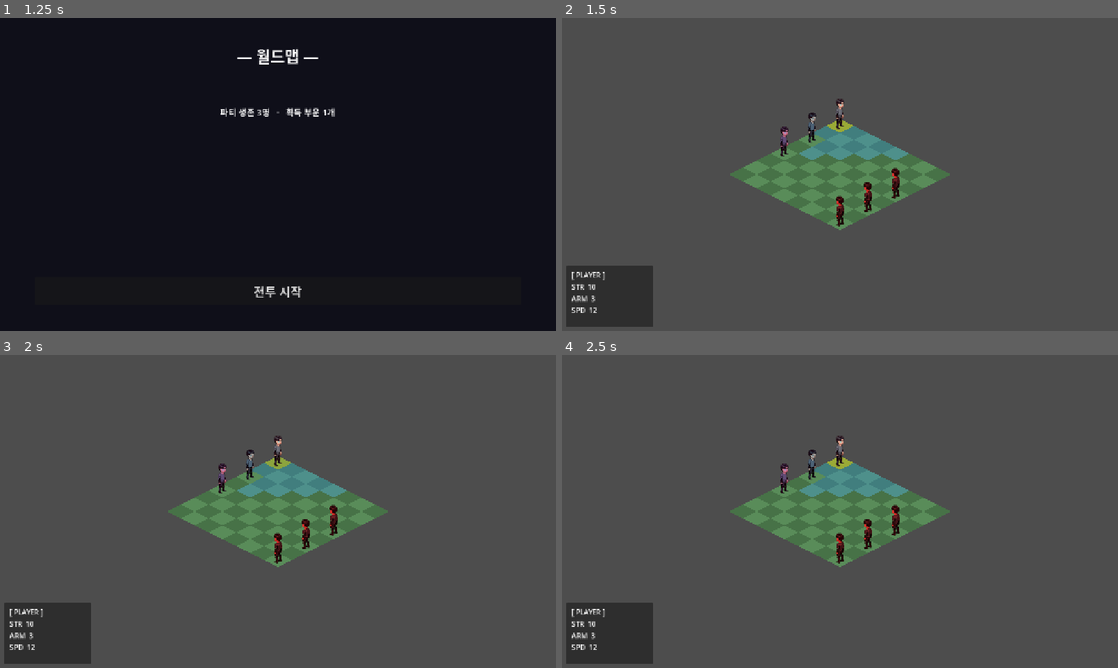
Above: before the commit, frames 1-4 (two rows, left to right).
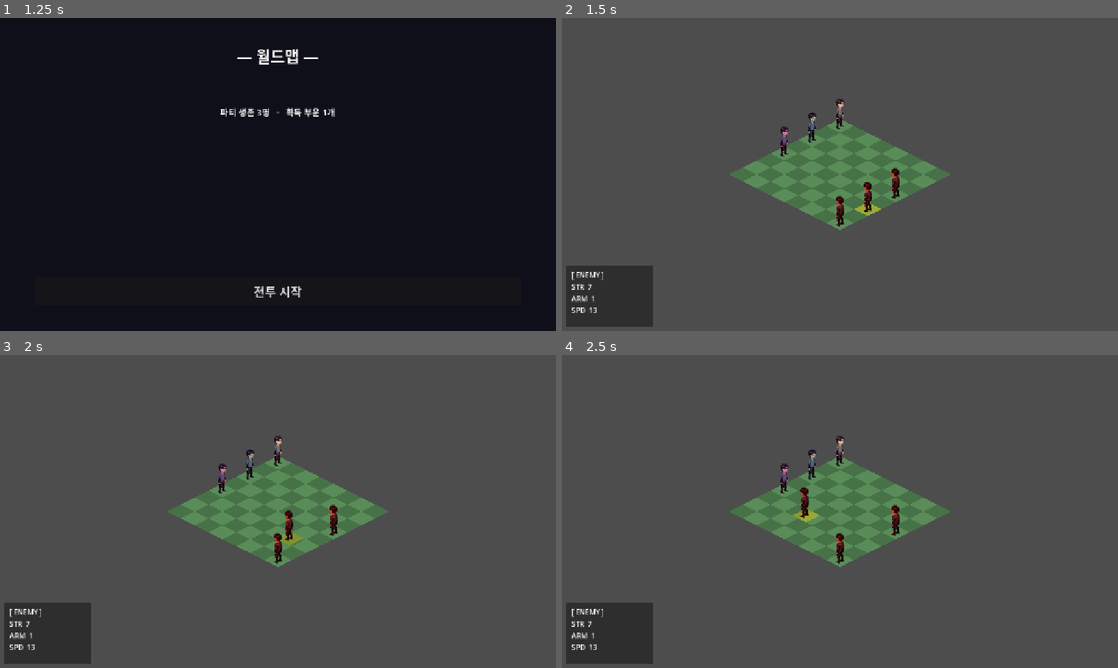
Above: after the commit, the same moments.

Repository: Booldon/iso-srpg
Game: Godot game, scene res://scenes/world/boon_screen.tscn
The game is run twice, just before and just after one commit, with the same random seed, the same clock (stepped at 60 frames per second) and the same inputs. This scene is started directly instead of the project's main scene.
Inputs (mouse positions are in pixels of both pictures, inside the frame that each line leads up to):
- Up to frame 1 (1.25 s): click "[전력 강화] 아군의 STR +2 공격력과 체력이 높…" at 0.5 s
- Up to frame 2 (1.5 s): click "전투 시작" at 1.25 s
- Up to frame 3 (2 s): no input
- Up to frame 4 (2.5 s): move the mouse to (812, 574) at 2.02 s; click (812, 574) at 2.17 s

Frame 1 is identical in both runs. In frame 2, 1.5% of the frame differs, in the area x 2-63%, y 32-95%; in frame 3, 1.7%; in frame 4, 1.7%.
Error in both runs: Invalid access to property or key 'theme_override_font_sizes' on a base object of type 'Label'. (res://scripts/world/world_map.gd:24)

Commit message:
feat(step:5/combat): boon+chapter integration into battle scene
was:  enemies hardcoded in _place_enemies(); no boon effects on stats; defeat reloaded battle
now:  _place_enemies() sources from GameState.current_chapter_data().enemy_party;
      BoonApplier applies ally buffs / enemy debuffs on unit spawn;
      victory -> boon_screen (or world_map); defeat -> start_new_run + title

ref:  scripts/battle/boon_applier.gd  — apply_ally_boons(), apply_enemy_boons()
      scripts/battle/grid_manager.gd  — _place_players(), _place_enemies(), _check_battle_end()
      scripts/battle/result_screen.gd — defeat-only, button -> title.tscn

Co-Authored-By: Claude Sonnet 4.6 <noreply@anthropic.com>

Diff:
--- /dev/null
+++ b/scripts/battle/boon_applier.gd
@@ -0,0 +1,32 @@
+class_name BoonApplier
+
+
+# Applies all ALLY_BUFF boons to the given stats (mutates in place).
+static func apply_ally_boons(stats: UnitStats, boon_paths: Array[String]) -> void:
+	for path in boon_paths:
+		var boon := load(path) as BoonData
+		if boon == null or boon.target != BoonData.Target.ALLY_BUFF:
+			continue
+		_apply(stats, boon, 1)
+
+
+# Applies all ENEMY_DEBUFF boons to the given stats (mutates in place).
+static func apply_enemy_boons(stats: UnitStats, boon_paths: Array[String]) -> void:
+	for path in boon_paths:
+		var boon := load(path) as BoonData
+		if boon == null or boon.target != BoonData.Target.ENEMY_DEBUFF:
+			continue
+		_apply(stats, boon, -1)
+
+
+static func _apply(stats: UnitStats, boon: BoonData, sign: int) -> void:
+	var delta := boon.amount * sign
+	match boon.stat:
+		BoonData.Stat.STRENGTH:
+			stats.strength   = maxi(1, stats.strength + delta)
+		BoonData.Stat.ARMOR:
+			stats.armor      = maxi(0, stats.armor + delta)
+		BoonData.Stat.SPEED:
+			stats.speed      = maxi(1, stats.speed + delta)
+		BoonData.Stat.MOVE_RANGE:
+			stats.move_range = maxi(1, stats.move_range + delta)
--- a/scripts/battle/grid_manager.gd
+++ b/scripts/battle/grid_manager.gd
@@ -196,9 +196,13 @@
 			if u.is_player:
 				survivors.append(u.roster_path)
 		GameState.apply_survivors(survivors)
-		_result_screen.show_victory()
+		if GameState.is_campaign_complete():
+			get_tree().change_scene_to_file("res://scenes/world/world_map.tscn")
+		else:
+			get_tree().change_scene_to_file("res://scenes/world/boon_screen.tscn")
 	elif not has_player:
 		_battle_over = true
+		GameState.start_new_run()
 		_result_screen.show_defeat()
 
 
@@ -411,6 +415,7 @@
 		var unit := UNIT_SCENE.instantiate()
 		unit.is_player = true
 		unit.stats = load(rec["path"]).duplicate()
+		BoonApplier.apply_ally_boons(unit.stats, GameState.active_boons)
 		unit.roster_path = rec["path"]
 		unit.grid_col = cell.x
 		unit.grid_row = cell.y
@@ -422,19 +427,30 @@
 
 
 func _place_enemies() -> void:
-	var placements: Array = [
-		[Vector2i(7, 7), "enemy_grunt_stats.tres"],
-		[Vector2i(7, 5), "enemy_fast_stats.tres"],
-		[Vector2i(7, 3), "enemy_tank_stats.tres"],
+	var slots: Array[Vector2i] = [
+		Vector2i(7, 7),
+		Vector2i(7, 5),
+		Vector2i(7, 3),
 	]
-	for p in placements:
+	var chapter := GameState.current_chapter_data()
+	if chapter == null:
+		push_error("GridManager: no chapter data for index %d" % GameState.current_chapter)
+		return
+	for i in range(chapter.enemy_party.size()):
+		if i >= slots.size():
+			break
+		var stats_res := chapter.enemy_party[i] as UnitStats
+		if stats_res == null:
+			continue
+		var cell := slots[i]
 		var unit := UNIT_SCENE.instantiate()
 		unit.is_player = false
-		unit.stats = load("res://data/" + p[1]).duplicate()
-		unit.grid_col = p[0].x
-		unit.grid_row = p[0].y
-		unit.position = grid_to_screen(p[0].x, p[0].y)
+		unit.stats = stats_res.duplicate()
+		BoonApplier.apply_enemy_boons(unit.stats, GameState.active_boons)
+		unit.grid_col = cell.x
+		unit.grid_row = cell.y
+		unit.position = grid_to_screen(cell.x, cell.y)
 		unit.modulate = Color(1.0, 0.3, 0.3)
 		_actors.add_child(unit)
-		_unit_at[p[0]] = unit
+		_unit_at[cell] = unit
 		_enemies.append(unit)
--- a/scripts/battle/result_screen.gd
+++ b/scripts/battle/result_screen.gd
@@ -1,13 +1,20 @@
 extends CanvasLayer
 
-@onready var _title: Label = $Center/VBox/Title
+const TITLE_SCENE := "res://scenes/world/title.tscn"
+
+@onready var _title: Label   = $Center/VBox/Title
 @onready var _restart: Button = $Center/VBox/RestartButton
 
 
 func _ready() -> void:
-	_restart.pressed.connect(func(): get_tree().reload_current_scene())
+	# Defeat: run was already reset by grid_manager; go back to title.
+	_restart.pressed.connect(
+		func(): get_tree().change_scene_to_file(TITLE_SCENE)
+	)
 
 
+# Victory no longer shows this screen — grid_manager transitions directly
+# to boon_screen (or world_map on campaign complete). Kept for safety.
 func show_victory() -> void:
 	_title.text = "VICTORY"
 	_title.modulate = Color(1.0, 0.9, 0.2)
@@ -15,6 +22,7 @@
 
 
 func show_defeat() -> void:
-	_title.text = "DEFEAT"
+	_title.text = "전멸"
 	_title.modulate = Color(1.0, 0.35, 0.35)
+	_restart.text = "타이틀로"
 	visible = true
Not shown, changed: scripts/battle/CLAUDE.md
